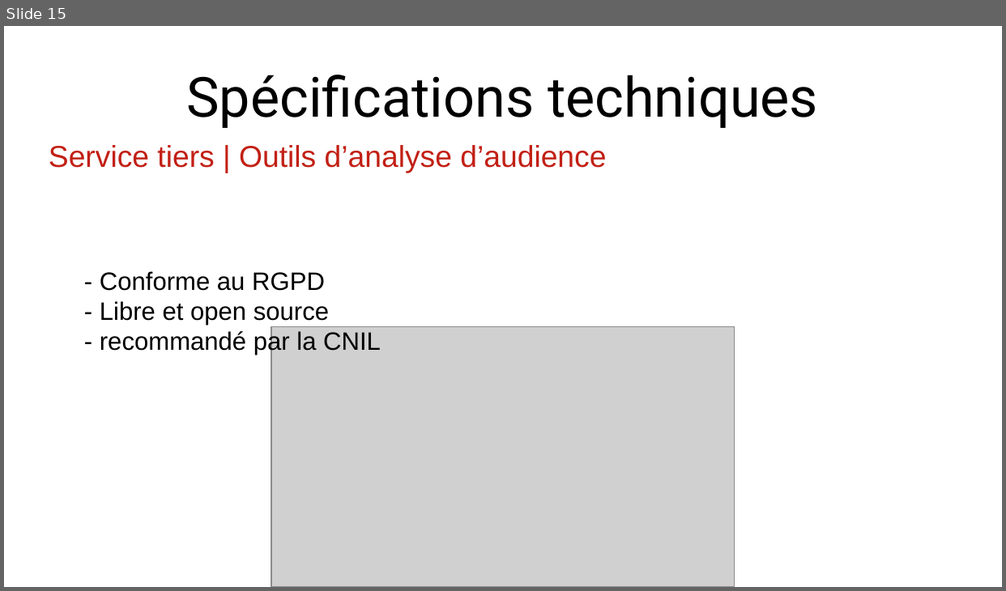
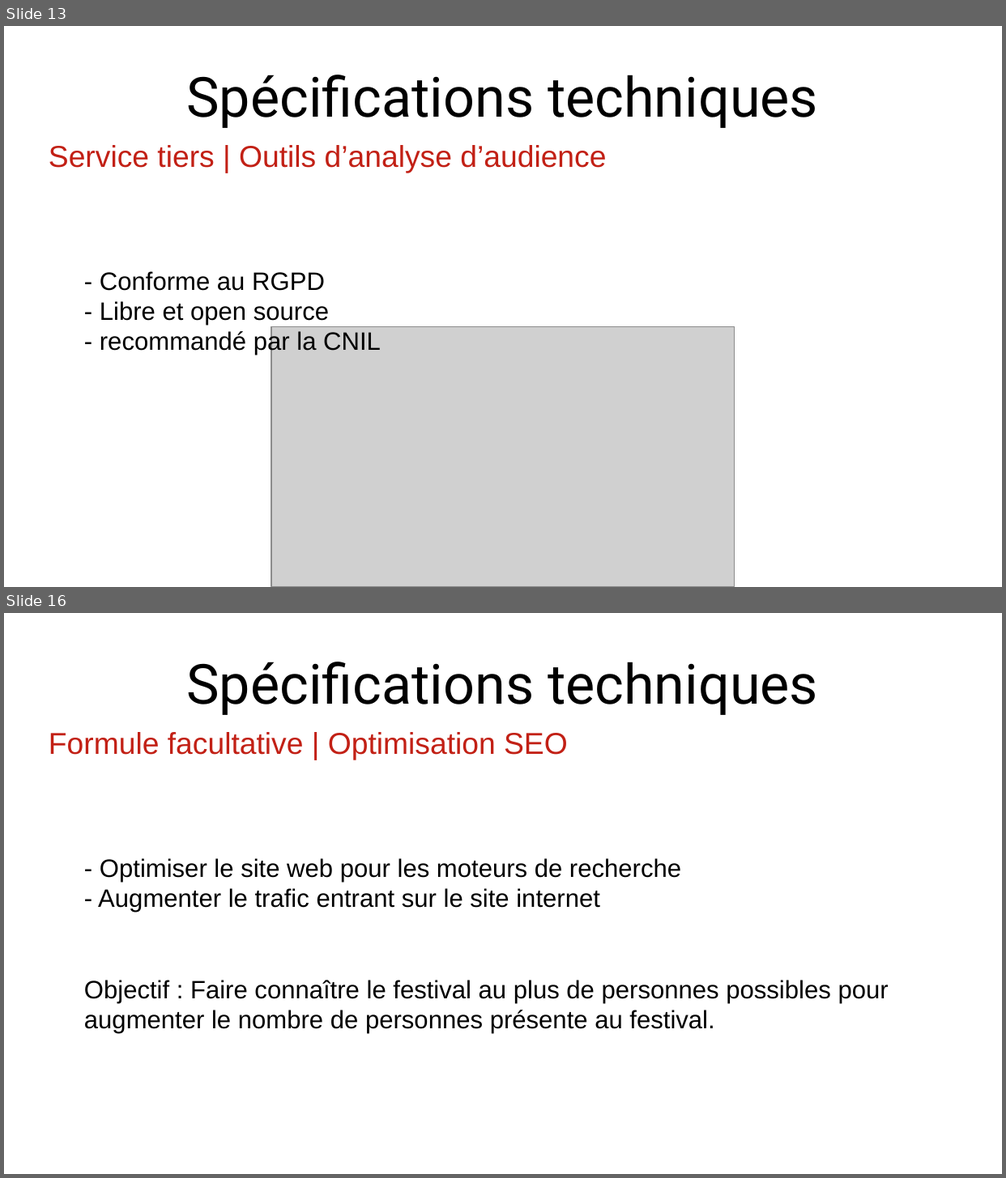
Before and after one commit to arcausin/Films-de-Plein-Air, a slide deck: soutenance.odp. Shown one above the other, each under a label of ours: slide 15 before the commit, slides 13 and 16 after it; the slides between them are not shown. The pictures are 1006x591 and 1006x1178 pixels, drawn with LibreOffice and Linux fonts; fonts in the diff are those of the drawing; grey boxes stand for pictures. Boxes give left, top, right and bottom in pixels: in the first picture for what was removed or moved away, otherwise in the second. Text is boxed around its words. In the diff, an @@ line names an element or a change of style, - is before the commit and + after.

```diff
--- a/soutenance.odp
+++ b/soutenance.odp
@@ slide 16 added at (x1=4, y1=613, x2=1002, y2=1174), background #FFFFFF @@
@@ title added at (x1=186, y1=662, x2=818, y2=715), 44 pt, text #000000 @@
+Spécifications techniques
@@ text added at (x1=49, y1=732, x2=568, y2=760), 24 pt, text #C22015 @@
+Formule facultative | Optimisation SEO
@@ text added at (x1=98, y1=858, x2=681, y2=913), 20 pt, text #000000 @@
+- Optimiser le site web pour les moteurs de recherche
+- Augmenter le trafic entrant sur le site internet
@@ text added at (x1=84, y1=980, x2=889, y2=1034), 20 pt, text #000000 @@
+Objectif : Faire connaître le festival au plus de personnes possibles pour augmenter le nombre de personnes présente au festival.
@@ what was slide 15 is now slide 13 @@
```
Also in this commit, not shown: 3 slides changed, 3 other slides added, 2 slides removed, 1 other file.
